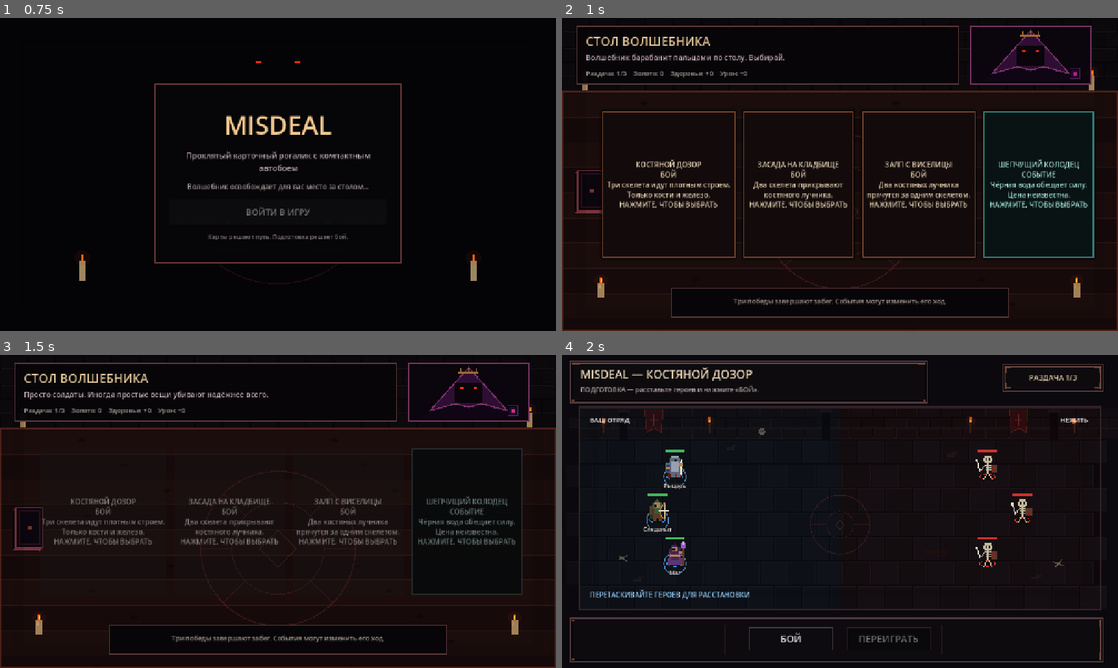
Above: before the commit, frames 1-4 (two rows, left to right).
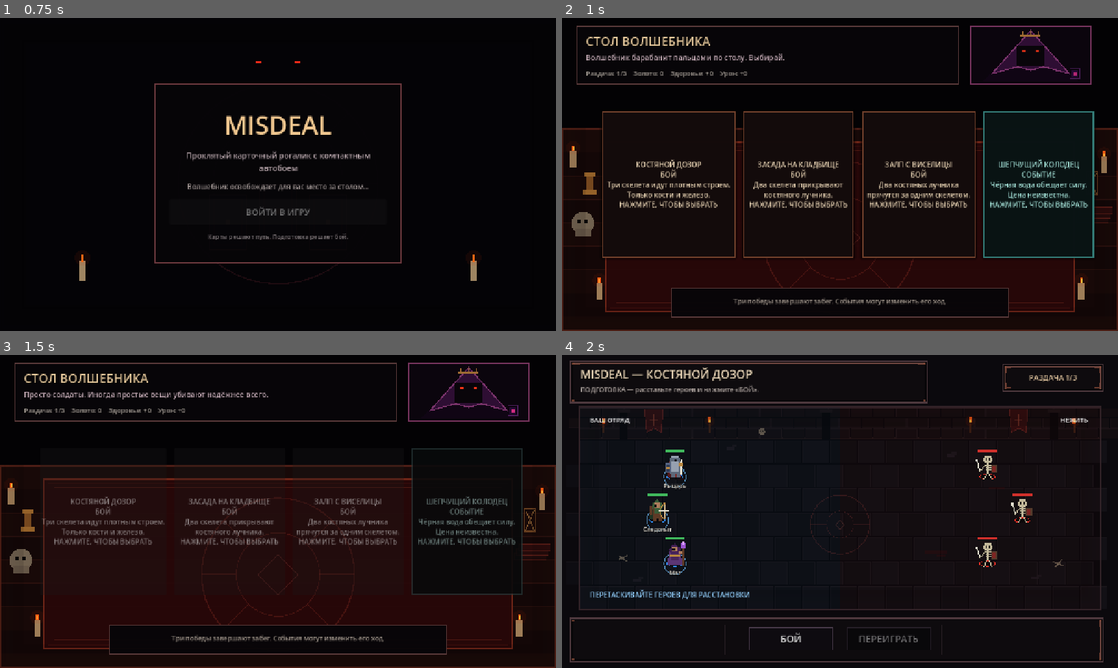
Above: after the commit, the same moments.

Repository: zampolit73/Misdeal
Game: Godot game, scene res://scenes/main/main.tscn
The game is run twice, just before and just after one commit, with the same random seed, the same clock (stepped at 60 frames per second) and the same inputs.
Inputs:
- Up to frame 1 (0.75 s): click "ВОЙТИ В ИГРУ" at 0.5 s
- Up to frame 2 (1 s): no input
- Up to frame 3 (1.5 s): click "КОСТЯНОЙ ДОЗОР БОЙ Три скелет…" at 1.25 s
- Up to frame 4 (2 s): no input

Frame 1 is identical in both runs. In frame 2, 2.3% of the frame differs, in the area x 0-100%, y 16-94%; in frame 3, 4.1%; in frame 4, nothing differs.

Commit message:
Build authored-art table base

Diff:
--- a/scripts/table/table_visual.gd
+++ b/scripts/table/table_visual.gd
@@ -12,96 +12,103 @@
 		queue_redraw()
 
 func _draw() -> void:
-	var wall := Color(0.030, 0.024, 0.035, 1.0)
-	var wood_a := Color(0.105, 0.050, 0.048, 1.0)
-	var wood_b := Color(0.085, 0.040, 0.042, 1.0)
-	var seam := Color(0.20, 0.095, 0.085, 0.72)
-	var rune := Color(0.46, 0.17, 0.17, 0.34)
-
-	draw_rect(Rect2(Vector2.ZERO, size), wall)
-	_draw_wall()
-	_draw_table(wood_a, wood_b, seam)
-	_draw_sigil(rune)
+	draw_rect(Rect2(Vector2.ZERO, size), Color(0.014, 0.010, 0.018, 1.0))
+	_draw_table()
+	_draw_runner()
+	_draw_sigil()
+	_draw_props()
 	_draw_candles()
-	_draw_deck()
 	_draw_vignette()
 
-func _draw_wall() -> void:
-	var brick_w := 64.0
-	var brick_h := 34.0
-	for row in range(5):
-		var offset := 0.0 if row % 2 == 0 else brick_w * 0.5
-		for col in range(int(size.x / brick_w) + 2):
-			var x := float(col) * brick_w - offset
-			var rect := Rect2(x + 2.0, float(row) * brick_h + 2.0, brick_w - 4.0, brick_h - 4.0)
-			var shade := Color(0.052, 0.039, 0.055, 1.0).darkened(float((row + col) % 3) * 0.04)
-			draw_rect(rect, shade)
-			draw_rect(rect, Color(0.10, 0.075, 0.10, 0.65), false, 1.0)
+func _draw_table() -> void:
+	var top := 255.0
+	var wood_a := Color(0.095, 0.038, 0.032, 1.0)
+	var wood_b := Color(0.075, 0.029, 0.029, 1.0)
+	var seam := Color(0.19, 0.075, 0.060, 0.72)
 
-	draw_rect(Rect2(0.0, 165.0, size.x, 5.0), Color(0.22, 0.10, 0.10, 0.9))
-
-func _draw_table(wood_a: Color, wood_b: Color, seam: Color) -> void:
-	var top := 170.0
 	draw_rect(Rect2(0.0, top, size.x, size.y - top), wood_a)
 
-	var plank_h := 58.0
+	var plank_h := 54.0
 	var row := 0
 	var y := top
 	while y < size.y:
 		var shade := wood_a if row % 2 == 0 else wood_b
 		draw_rect(Rect2(0.0, y, size.x, plank_h), shade)
 		draw_line(Vector2(0.0, y), Vector2(size.x, y), seam, 2.0)
-
-		for knot_x in [180.0 + float((row * 97) % 280), 760.0 + float((row * 71) % 300)]:
-			draw_rect(Rect2(knot_x, y + 23.0, 18.0, 5.0), Color(0.055, 0.022, 0.026, 0.72))
-			draw_rect(Rect2(knot_x + 5.0, y + 19.0, 7.0, 13.0), Color(0.065, 0.027, 0.030, 0.52))
-
 		y += plank_h
 		row += 1
 
-	draw_rect(Rect2(0.0, top, size.x, size.y - top), Color(0.36, 0.16, 0.12, 0.75), false, 4.0)
+	draw_rect(Rect2(0.0, top, size.x, size.y - top), Color(0.34, 0.13, 0.09, 0.8), false, 4.0)
 
-func _draw_sigil(rune: Color) -> void:
-	var center := Vector2(size.x * 0.5, 445.0)
-	draw_arc(center, 178.0, 0.0, TAU, 48, rune, 3.0)
-	draw_arc(center, 106.0, 0.0, TAU, 40, rune, 2.0)
+func _draw_runner() -> void:
+	var runner := Rect2(102.0, 286.0, 1076.0, 390.0)
+	draw_rect(runner, Color(0.155, 0.028, 0.034, 0.92))
+	draw_rect(runner, Color(0.48, 0.16, 0.10, 0.88), false, 3.0)
+	draw_rect(runner.grow(-8.0), Color(0.28, 0.065, 0.055, 0.55), false, 2.0)
+
+	for y in [306.0, 654.0]:
+		draw_line(Vector2(126.0, y), Vector2(1154.0, y), Color(0.55, 0.20, 0.12, 0.42), 2.0)
+
+func _draw_sigil() -> void:
+	var center := Vector2(size.x * 0.5, 505.0)
+	var rune := Color(0.56, 0.18, 0.14, 0.30)
+	draw_arc(center, 176.0, 0.0, TAU, 48, rune, 3.0)
+	draw_arc(center, 96.0, 0.0, TAU, 40, rune, 2.0)
 
 	for i in range(8):
 		var angle := TAU * float(i) / 8.0
 		var dir := Vector2(cos(angle), sin(angle))
-		draw_line(center + dir * 106.0, center + dir * 178.0, rune, 2.0)
+		draw_line(center + dir * 96.0, center + dir * 176.0, rune, 2.0)
 
 	var diamond := PackedVector2Array([
-		center + Vector2(0, -42),
-		center + Vector2(42, 0),
-		center + Vector2(0, 42),
-		center + Vector2(-42, 0),
-		center + Vector2(0, -42)
+		center + Vector2(0, -46),
+		center + Vector2(46, 0),
+		center + Vector2(0, 46),
+		center + Vector2(-46, 0),
+		center + Vector2(0, -46)
 	])
 	draw_polyline(diamond, rune.lightened(0.08), 2.0)
 
+func _draw_props() -> void:
+	# Skull and goblet on the left.
+	draw_circle(Vector2(48, 472), 26.0, Color(0.44, 0.38, 0.31, 1.0))
+	draw_rect(Rect2(30, 484, 36, 20), Color(0.40, 0.34, 0.28, 1.0))
+	draw_rect(Rect2(37, 465, 7, 7), Color(0.035, 0.026, 0.028, 1.0))
+	draw_rect(Rect2(52, 465, 7, 7), Color(0.035, 0.026, 0.028, 1.0))
+
+	draw_rect(Rect2(50, 355, 28, 9), Color(0.58, 0.38, 0.16, 1.0))
+	draw_rect(Rect2(57, 364, 14, 35), Color(0.46, 0.28, 0.12, 1.0))
+	draw_rect(Rect2(48, 397, 32, 8), Color(0.58, 0.38, 0.16, 1.0))
+
+	# Hourglass and books on the right.
+	draw_rect(Rect2(1208, 354, 24, 52), Color(0.40, 0.24, 0.12, 1.0), false, 3.0)
+	draw_line(Vector2(1210, 357), Vector2(1230, 403), Color(0.60, 0.42, 0.22, 0.8), 2.0)
+	draw_line(Vector2(1230, 357), Vector2(1210, 403), Color(0.60, 0.42, 0.22, 0.8), 2.0)
+
+	for i in range(3):
+		draw_rect(Rect2(1185 + i * 5, 455 - i * 10, 72, 16), Color(0.12 + i * 0.02, 0.045, 0.045, 1.0))
+		draw_rect(Rect2(1185 + i * 5, 455 - i * 10, 72, 16), Color(0.40, 0.13, 0.10, 0.7), false, 2.0)
+
 func _draw_candles() -> void:
-	var flicker := 1.0 + sin(pulse * 10.0) * 0.08
-	for pos in [Vector2(52, 132), Vector2(1220, 132), Vector2(90, 610), Vector2(1185, 610)]:
-		draw_rect(Rect2(pos.x - 7.0, pos.y, 14.0, 34.0), Color(0.63, 0.50, 0.34, 1.0))
-		draw_rect(Rect2(pos.x - 5.0, pos.y + 4.0, 4.0, 10.0), Color(0.80, 0.70, 0.52, 0.55))
-		draw_rect(Rect2(pos.x - 3.0, pos.y - 12.0, 6.0, 12.0 * flicker), Color(1.0, 0.38, 0.08, 1.0))
-		draw_rect(Rect2(pos.x - 1.0, pos.y - 9.0, 2.0, 7.0 * flicker), Color(1.0, 0.82, 0.28, 1.0))
-		draw_circle(pos + Vector2(0, -6), 15.0, Color(0.78, 0.20, 0.04, 0.08))
-
-func _draw_deck() -> void:
-	var origin := Vector2(28.0, 360.0)
-	for i in range(4):
-		var offset := Vector2(float(i) * 3.0, float(i) * -3.0)
-		var rect := Rect2(origin + offset, Vector2(62.0, 92.0))
-		draw_rect(rect, Color(0.045, 0.025, 0.050, 1.0))
-		draw_rect(rect, Color(0.48, 0.20, 0.23, 1.0), false, 2.0)
-		draw_rect(rect.grow(-8.0), Color(0.16, 0.06, 0.12, 1.0), false, 2.0)
-		var center := rect.get_center()
-		draw_rect(Rect2(center - Vector2(5, 5), Vector2(10, 10)), Color(0.65, 0.28, 0.24, 0.65))
+	var flicker := 1.0 + sin(pulse * 11.0) * 0.08
+	for pos in [
+		Vector2(26, 306),
+		Vector2(86, 610),
+		Vector2(1196, 610),
+		Vector2(1248, 320)
+	]:
+		draw_rect(Rect2(pos.x - 7.0, pos.y, 14.0, 38.0), Color(0.62, 0.49, 0.34, 1.0))
+		draw_rect(Rect2(pos.x - 3.0, pos.y - 13.0, 6.0, 13.0 * flicker), Color(1.0, 0.38, 0.08, 1.0))
+		draw_rect(Rect2(pos.x - 1.0, pos.y - 9.0, 2.0, 8.0 * flicker), Color(1.0, 0.82, 0.26, 1.0))
+		draw_circle(pos + Vector2(0, -7), 16.0, Color(0.85, 0.18, 0.03, 0.07))
 
 func _draw_vignette() -> void:
 	for i in range(7):
 		var inset := float(i) * 8.0
 		var alpha := 0.025 + float(i) * 0.014
-		draw_rect(Rect2(inset, inset, size.x - inset * 2.0, size.y - inset * 2.0), Color(0, 0, 0, alpha), false, 9.0)
+		draw_rect(
+			Rect2(inset, inset, size.x - inset * 2.0, size.y - inset * 2.0),
+			Color(0, 0, 0, alpha),
+			false,
+			9.0
+		)
